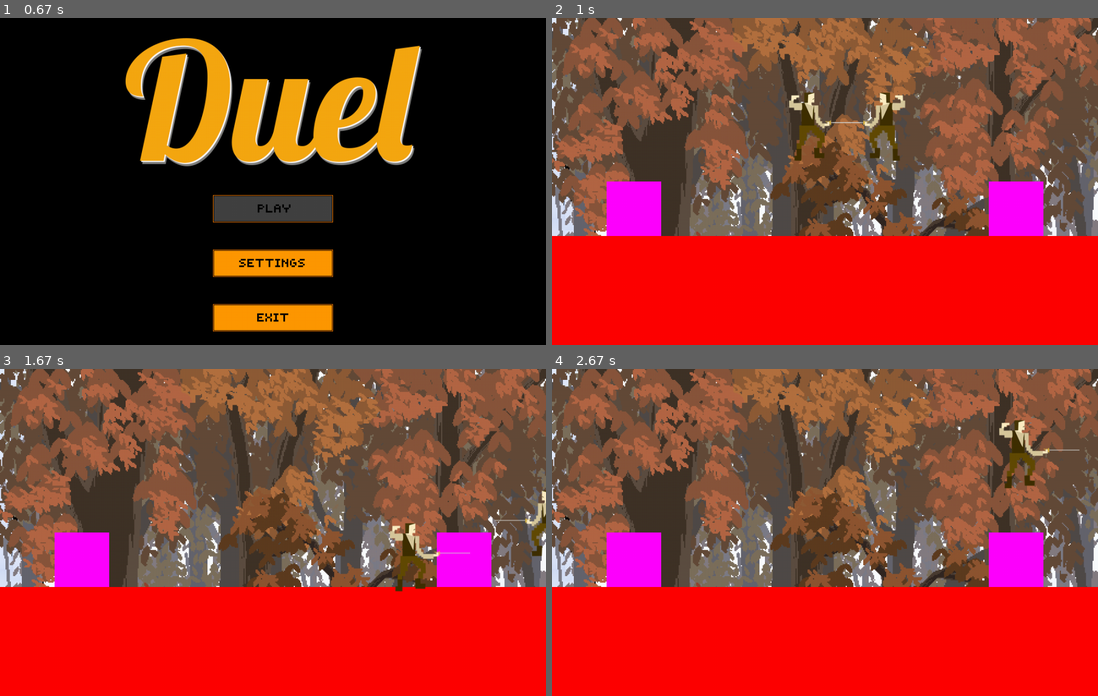
Above: before the commit, frames 1-4 (two rows, left to right).
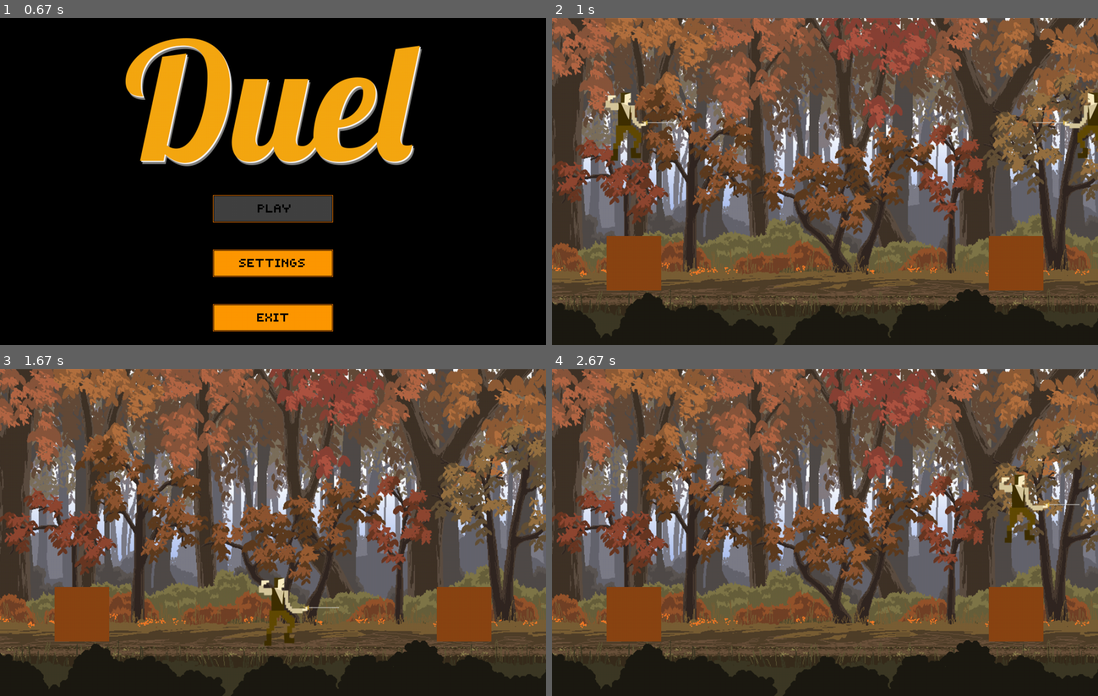
Above: after the commit, the same moments.

Repository: AlexisDougherty13/Duel
Game: pygame game, started from theMain.py
Two runs of this game, one before a commit and one after it. Both use one fixed random seed, a clock stepped at 60 frames per second and the inputs below.
Inputs (mouse positions are in pixels of both pictures, inside the frame that each line leads up to):
- Up to frame 1 (0.67 s): click (251, 194) at 0.38 s
- Up to frame 2 (1 s): hold / from 0.67 s (still down); hold Right from 0.67 s (still down); move the mouse to (825, 201) at 0.7 s
- Up to frame 3 (1.67 s): release / at 1.13 s; release Right at 1.13 s; hold Right Shift 1.17-1.63 s; hold Right 1.17-1.63 s; hold D 1.17-1.63 s; tap F at 1.23, 1.53 s
- Up to frame 4 (2.67 s): hold Right 1.67-2.13 s; hold D 1.67-2.13 s; tap F at 1.73, 2.03, 2.23, 2.57 s; hold Up 2.17-2.47 s; hold W 2.17-2.47 s; tap Space at 2.32 s; hold Right from 2.5 s (still down); hold D from 2.5 s (still down); tap / at 2.65 s

Frame 1 is identical in both runs. In frame 2, 86% of the frame differs, in the area x 0-100%, y 0-100%; in frame 3, 86%; in frame 4, 86%.

Commit message:
litterally everything works now

Diff:
--- a/gameEngine.py
+++ b/gameEngine.py
@@ -61,8 +61,8 @@
 
     entities = current_map.getCollidableEntities()
 
-    player1 = Player(300, 100, 1, 2, False, True, getSkin(skin_selection1))  # Initializes player1
-    player2 = Player(400, 100, 1, 2, False, False, getSkin(skin_selection2))  # Initializes player2
+    player1 = Player(-50, 100, 1, 2, False, True, getSkin(skin_selection1))  # Initializes player1
+    player2 = Player(675, 100, 1, 2, False, False, getSkin(skin_selection2))  # Initializes player2
 
     draw_buffer, my_sprites = gameFrame.init(player1, player2, current_map, entities)
 
@@ -109,8 +109,8 @@
                     adjustPlayer(2, "sword_movement", -1)
                 elif event.key == pygame.K_UP:
                     adjustPlayer(2, "sword_movement", 1)
-                if event.key == pygame.K_QUESTION:
-                    adjustPlayer(1, "attack", True)
+                if event.key == pygame.K_SLASH:
+                    adjustPlayer(2, "attack_count", 30)
                     player2.setPlayerState("attacking", True)
                 if event.key == pygame.K_ESCAPE:
                     mainMenuFrame.pauseMenu(screen)
@@ -191,35 +191,52 @@
         player1body = Rect(player1.rect.x + 100, player1.rect.y - 16, 15, 140)
         #player2body = player2.getCollisionRect()
         player2body = Rect(player2.rect.x + 100, player2.rect.y - 16, 15, 140)
-        if getSwordLine(player1).colliderect(getSwordLine(player2)):
+        while getSwordLine(player1).colliderect(getSwordLine(player2)):
             #print("Clash!")
             player1.setPlayerState("x_velocity", 0)
             player2.setPlayerState("x_velocity", 0)
             if player1.getDirection() == "left":
                 player1.moveRight()
                 player2.moveLeft()
+                player1.move(entities)
+                player2.move(entities)
             else:
                 player1.moveLeft()
                 player2.moveRight()
+                player1.move(entities)
+                player2.move(entities)
         else:
             if player1body.colliderect(getSwordLine(player2)) and player2body.colliderect(getSwordLine(player1)):
                 print("players both died")
-                player1.setPlayerState("ghost", True)
-                player2.setPlayerState("ghost", True)
+                player1.setPlayerState("ghost_counter", 0)
+                player2.setPlayerState("ghost_counter", 0)
                 #screen locked in place
             elif player1body.colliderect(getSwordLine(player2)):
                 print("player 1 had an ouchie")
-                player1.setPlayerState("ghost", True) #Should start a counter for each frame of death animation, followed by a respawn delay, followed by drawing them as a ghost in that spot
+                player1.setPlayerState("ghost_counter", 0) #Should start a counter for each frame of death animation, followed by a respawn delay, followed by drawing them as a ghost in that spot
+                player2.setPlayerState("ghost_counter", -1)
                 player2.setPlayerState("ghost", False)
                 #screen follows player 2
             elif player2body.colliderect(getSwordLine(player1)):
                 print("player 2 had an ouchie")
-                player2.setPlayerState("ghost", True) #Should start a counter for each frame of death animation, followed by a respawn delay, followed by drawing them as a ghost in that spot
+                player2.setPlayerState("ghost_counter", 0) #Should start a counter for each frame of death animation, followed by a respawn delay, followed by drawing them as a ghost in that spot
+                player1.setPlayerState("ghost_counter", -1)
                 player1.setPlayerState("ghost", False)
                 #screen follows player 1
 
+        if player1.getPlayerState("ghost_counter") > -1:
+            #print("woooooowie")
+            player1.setPlayerState("ghost_counter", player1.getPlayerState("ghost_counter") + 1)
+        if player2.getPlayerState("ghost_counter") > -1:
+            #print("woooooowie 2")
+            player2.setPlayerState("ghost_counter", player2.getPlayerState("ghost_counter") + 1)
+
+
+
         player1.move(entities)
         player2.move(entities)
 
         #render
         gameFrame.render(my_sprites, draw_buffer)
+
+#if player1.getPlayerState("ghost_counter") >= 0 and player1.getPlayerState("ghost_counter") < 11:
--- a/gameFrame.py
+++ b/gameFrame.py
@@ -14,10 +14,10 @@
 
     #create the background used to restore sprite previous location
     background = pygame.Surface(draw_buffer.get_size())
+    pygame.draw.rect(background, (255, 255, 255, 255), entities[0])
     background.blit(getImage("Resources/Images/UF_Background.png", imagesDict), (0, 0))
-    pygame.draw.rect(background, (255, 0, 0), entities[0])
-    pygame.draw.rect(background, (255, 0, 255), entities[1])
-    pygame.draw.rect(background, (255, 0, 255), entities[2])
+    pygame.draw.rect(background, (139, 69, 19), entities[1])
+    pygame.draw.rect(background, (139, 69, 19), entities[2])
 
     my_sprites = pygame.sprite.LayeredDirty()  # holds sprites to be drawn
     my_sprites.add(player1, player2)  # add both to our group
--- a/player.py
+++ b/player.py
@@ -44,6 +44,7 @@
             "on_ground": False,
             "locked_on": False,
             "ghost": False,
+            "ghost_counter": -1,
             "sword_height": 1,
             "direction_facing": direction_facing,
             "air_time": 0,
@@ -148,26 +149,41 @@
             self._player_state["sword_height"] = 3
 
     def getSprite(self):
+        #print(self._player_state["ghost_counter"])
+        if self._player_state["ghost"]:
+            front = "ghost_"
+        else:
+            front = ""
         if self._player_state["direction_facing"] == 1:
             append = "_l"
         else:
             append = "_r"
-        if self._player_state["running"]:
-            return self._image_dict["run" + append]
-        if self._player_state["jumping"]:
-            return self._image_dict["jump" + append]
-        if self._player_state["ducking"]:
-            return self._image_dict["duck" + append]
-        if self._player_state["sword_height"] == 1:
-            append = "_low"+append
-        elif self._player_state["sword_height"] == 2:
-            append = "_med" + append
-        else:
-            append = "_high" + append
-        if self._player_state["thrusting"]:
-            return self._image_dict["thrust" + append]
-        else:
-            return self._image_dict["sword" + append]
+        if self._player_state["ghost_counter"] >= 0 and self._player_state["ghost_counter"] < 100:
+            return self._image_dict[front + "dead" + append + "_1"]
+        elif self._player_state["ghost_counter"] >= 100 and self._player_state["ghost_counter"] < 200:
+            return self._image_dict[front + "dead" + append + "_2"]
+        elif self._player_state["ghost_counter"] >= 200 and self._player_state["ghost_counter"] < 300:
+            return self._image_dict[front + "dead" + append + "_3"]
+
+        else:
+            if self._player_state["ghost_counter"] == 301:
+                self._player_state["ghost"] = True
+            if self._player_state["running"]:
+                return self._image_dict[front + "run" + append]
+            if self._player_state["jumping"]:
+                return self._image_dict[front + "jump" + append]
+            if self._player_state["ducking"]:
+                return self._image_dict[front + "duck" + append]
+            if self._player_state["sword_height"] == 1:
+                append = "_low"+append
+            elif self._player_state["sword_height"] == 2:
+                append = "_med" + append
+            else:
+                append = "_high" + append
+            if self._player_state["thrusting"]:
+                return self._image_dict[front + "thrust" + append]
+            else:
+                return self._image_dict[front + "sword" + append]
 
     def getImageDict(self):
         return self._image_dict
--- a/redForestMap.py
+++ b/redForestMap.py
@@ -14,11 +14,11 @@
         self.setCollidableEntities()
 
     def setCollidableEntities(self):
-        floor_rect = Rect(-400, 400, 1600, 200)
+        floor_rect = Rect(-400, 500, 1600, 50)
         self._collidable_entities.append(floor_rect)
-        block_rect = Rect(100, 300, 100, 100)
+        block_rect = Rect(100, 400, 100, 100)
         self._collidable_entities.append(block_rect)
-        block2_rect = Rect(800, 300, 100, 100)
+        block2_rect = Rect(800, 400, 100, 100)
         self._collidable_entities.append(block2_rect)
 
    # collidable_entities = property(getCollidableEntities, setCollidableEntities)
--- a/swordHitBoxes.py
+++ b/swordHitBoxes.py
@@ -7,14 +7,14 @@
 	height = -1
 	if abs(player.getPlayerState("x_velocity")) < 10: #if sword is ready
 		if player.getDirection() == "left":
-			if player.getPlayerState("thrusting"): #if player is not attacking
+			if not player.getPlayerState("thrusting"): #if player is not attacking
 				point1 = player.rect.x + 14
 				point2 = player.rect.x + 69
 			else: #player is attacking
 				point1 = player.rect.x + 0
 				point2 = player.rect.x + 55
 		else:
-			if player.getPlayerState("thrusting"): #if player is not attacking
+			if not player.getPlayerState("thrusting"): #if player is not attacking
 				point1 = player.rect.x + 145
 				point2 = player.rect.x + 200
 			else: #player is attacking
Binary file changed: Resources/Images/UF_Background.png
